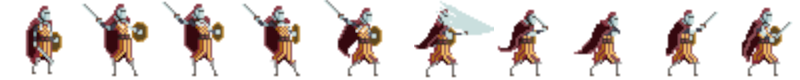
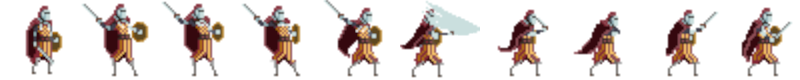
Revision of a layered 800 × 80 image; what changed, layer by layer:
painted on "Pasted Layer #5" over box(400, 0, 494, 78)
